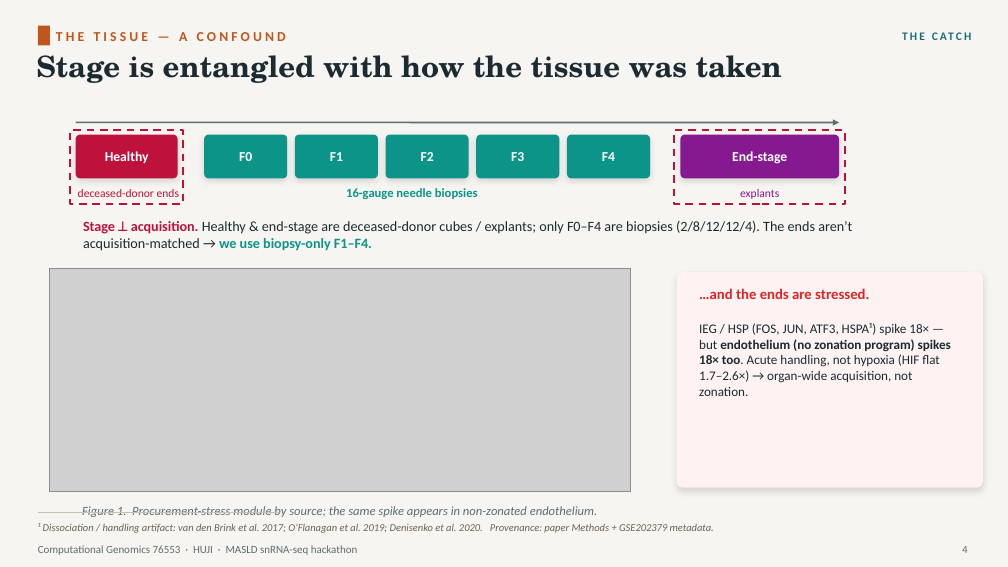
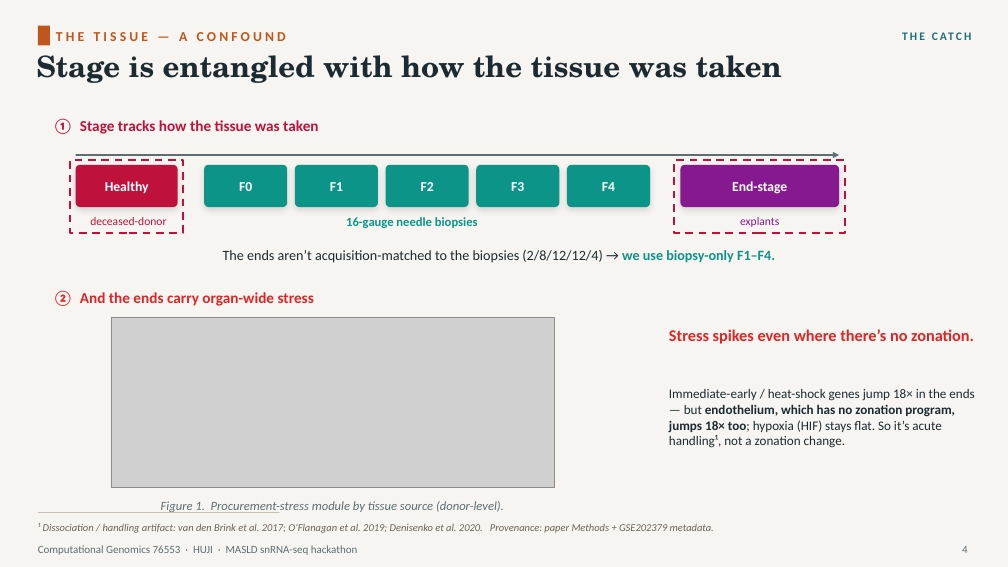
Before and after one commit to roeetekoah/liver-zonation, a slide deck: slide 5 of presentation/MASLD_zonation.pptx. Drawn at 1008x567 pixels with LibreOffice and Linux fonts; fonts in the diff are those of the drawing; grey boxes stand for pictures. Boxes give left, top, right and bottom in pixels: in the first picture for what was removed or moved away, otherwise in the second. Text is boxed around its words. In the diff, an @@ line names an element or a change of style, - is before the commit and + after.

```diff
--- a/presentation/MASLD_zonation.pptx
+++ b/presentation/MASLD_zonation.pptx
@@ text added at <box>53,118,318,134</box>, 14.5 pt, text #BE123C, bold @@
+① Stage tracks how the tissue was taken
@@ 9 texts, 7 rounded rectangles, 2 rectangles, 1 arrow: place and size @@
-9 texts, 7 rounded rectangles, 2 rectangles, 1 arrow at <box>70,123,845,204</box>
+9 texts, 7 rounded rectangles, 2 rectangles, 1 arrow at <box>70,155,845,233</box>
@@ proportions changed in 7 elements at <box>681,165,839,207</box>, <box>76,165,178,207</box>, <box>204,165,287,207</box>, <box>295,165,378,207</box>, <box>386,165,469,207</box>, <box>476,165,560,207</box>, <box>567,165,650,207</box> @@
@@ text at <box>90,217,166,225</box>: text changed @@
-deceased-donor ends
+deceased-donor
@@ text at <box>223,250,775,263</box>: text changed @@
-Stage ⟂ acquisition. Healthy & end-stage are deceased-donor cubes / explants; only F0–F4 are biopsies (2/8/12/12/4). The ends aren’t acquisition-matched → we use biopsy-only F1–F4.
+The ends aren’t acquisition-matched to the biopsies (2/8/12/12/4) → we use biopsy-only F1–F4.
@@ text added at <box>53,290,314,306</box>, 14.5 pt, text #DC2626, bold @@
+② And the ends carry organ-wide stress
@@ rounded rectangle removed at <box>677,272,983,488</box> @@
@@ text removed at <box>699,288,951,396</box> @@
-…and the ends are stressed.
-IEG / HSP (FOS, JUN, ATF3, HSPA¹) spike 18× — but endothelium (no zonation program) spikes 18× too. Acute handling, not hypoxia (HIF flat 1.7–2.6×) → organ-wide acquisition, not zonation.
@@ picture: place and size @@
-picture at <box>50,268,631,492</box>
+picture at <box>111,318,554,488</box>
@@ text added at <box>669,329,974,344</box>, 15.5 pt, text #DC2626, bold @@
+Stress spikes even where there’s no zonation.
@@ text added at <box>669,389,974,448</box>, 12.5 pt, text #1B2B31 @@
+Immediate-early / heat-shock genes jump 18× in the ends — but endothelium, which has no zonation program, jumps 18× too; hypoxia (HIF) stays flat. So it’s acute handling¹, not a zonation change.
@@ text at <box>161,501,504,513</box>: text changed @@
-Figure 1. Procurement-stress module by source; the same spike appears in non-zonated endothelium.
+Figure 1. Procurement-stress module by tissue source (donor-level).
```
Also in this commit, not shown: 15 other slides changed, 2 slides added, 3 slides removed, 2 other files.
